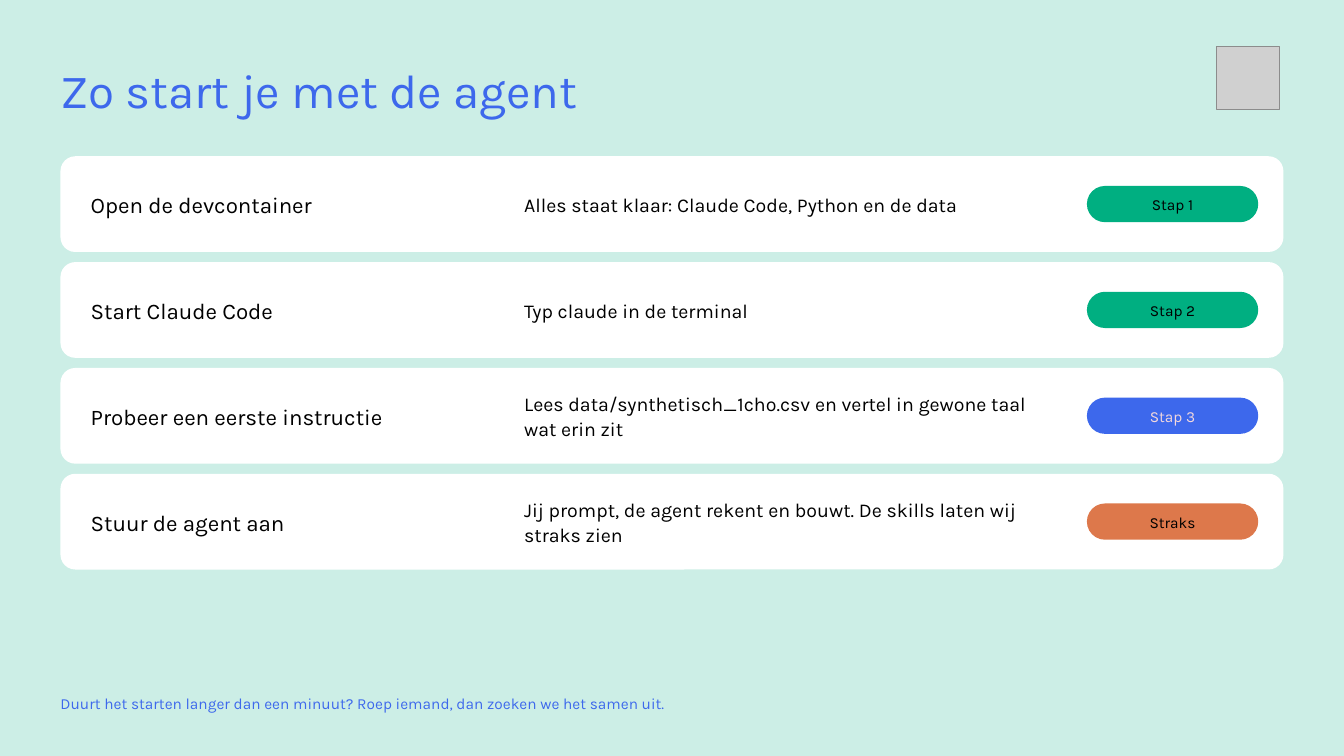
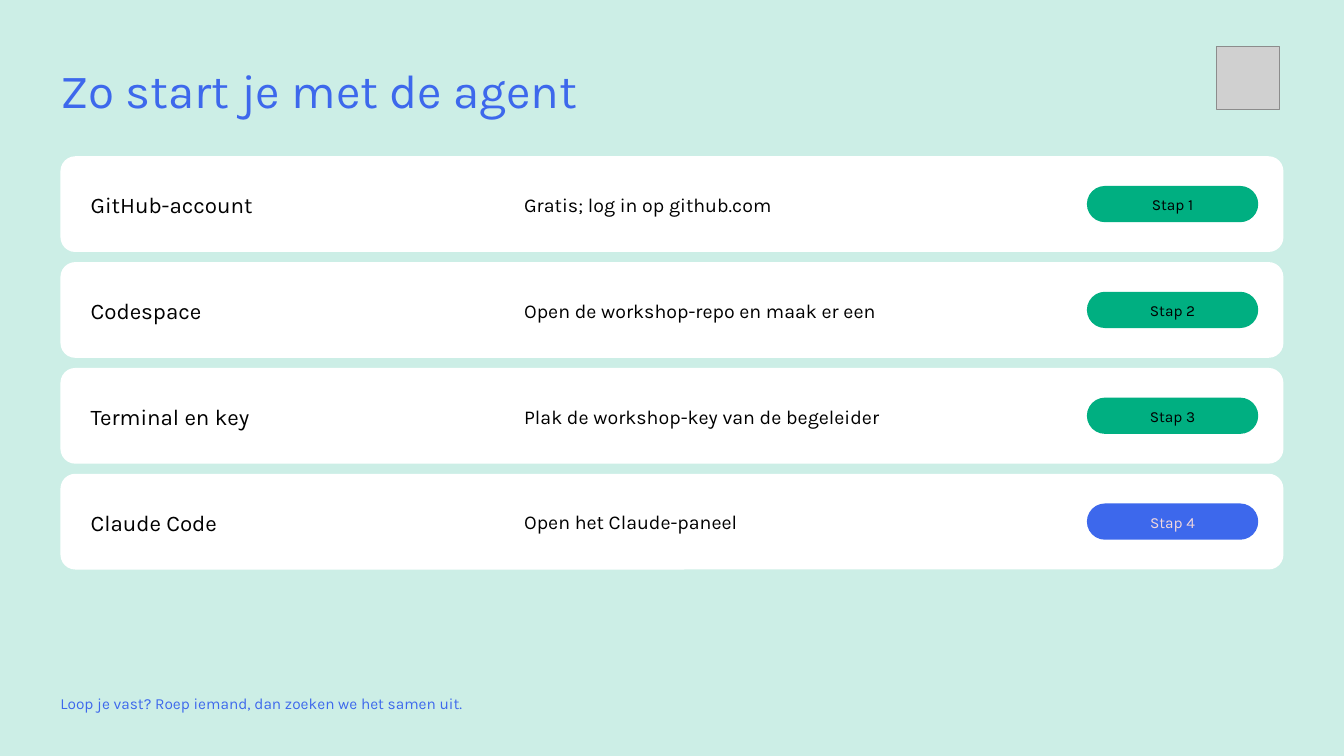
Before and after one commit to cedanl/clidev-presentaties, a slide deck: slide 10 of workshop-rad/exports/261005_workshop_rad_uitvoering.pptx. Drawn at 1344x756 pixels with LibreOffice and Linux fonts; fonts in the diff are those of the drawing; grey boxes stand for pictures. Boxes give left, top, right and bottom in pixels: in the first picture for what was removed or moved away, otherwise in the second. Text is boxed around its words. In the diff, an @@ line names an element or a change of style, - is before the commit and + after.

```diff
--- a/workshop-rad/exports/261005_workshop_rad_uitvoering.pptx
+++ b/workshop-rad/exports/261005_workshop_rad_uitvoering.pptx
@@ text at <box>91,197,253,214</box>: text changed @@
-Open de devcontainer
+GitHub-account
@@ text at <box>524,198,771,217</box>: text changed @@
-Alles staat klaar: Claude Code, Python en de data
+Gratis; log in op github.com
@@ text at <box>91,303,202,325</box>: text changed @@
-Start Claude Code
+Codespace
@@ text at <box>524,304,875,323</box>: text changed @@
-Typ claude in de terminal
+Open de workshop-repo en maak er een
@@ text at <box>91,409,249,431</box>: text changed @@
-Probeer een eerste instructie
+Terminal en key
@@ text at <box>524,410,879,429</box>: text changed @@
-Lees data/synthetisch_1cho.csv en vertel in gewone taal wat erin zit
+Plak de workshop-key van de begeleider
@@ rounded rectangle at <box>1087,397,1258,434</box>: fill #3D68EC to #00AF81 @@
@@ text "Stap 3" at <box>1150,412,1195,426</box>: text colour #F4D9DC to #000000 @@
@@ rounded rectangle at <box>1087,504,1258,540</box>: fill #DD784B to #3D68EC @@
@@ text at <box>91,515,217,532</box>: text changed @@
-Stuur de agent aan
+Claude Code
@@ text at <box>524,515,737,534</box>: text changed @@
-Jij prompt, de agent rekent en bouwt. De skills laten wij straks zien
+Open het Claude-paneel
@@ text at <box>1150,518,1195,532</box>: text changed; text colour #000000 to #F4D9DC @@
-Straks
+Stap 4
@@ text at <box>60,698,462,713</box>: text changed @@
-Duurt het starten langer dan een minuut? Roep iemand, dan zoeken we het samen uit.
+Loop je vast? Roep iemand, dan zoeken we het samen uit.
```
Also in this commit, not shown: 9 other slides changed, 3 slides added, 25 other files.
